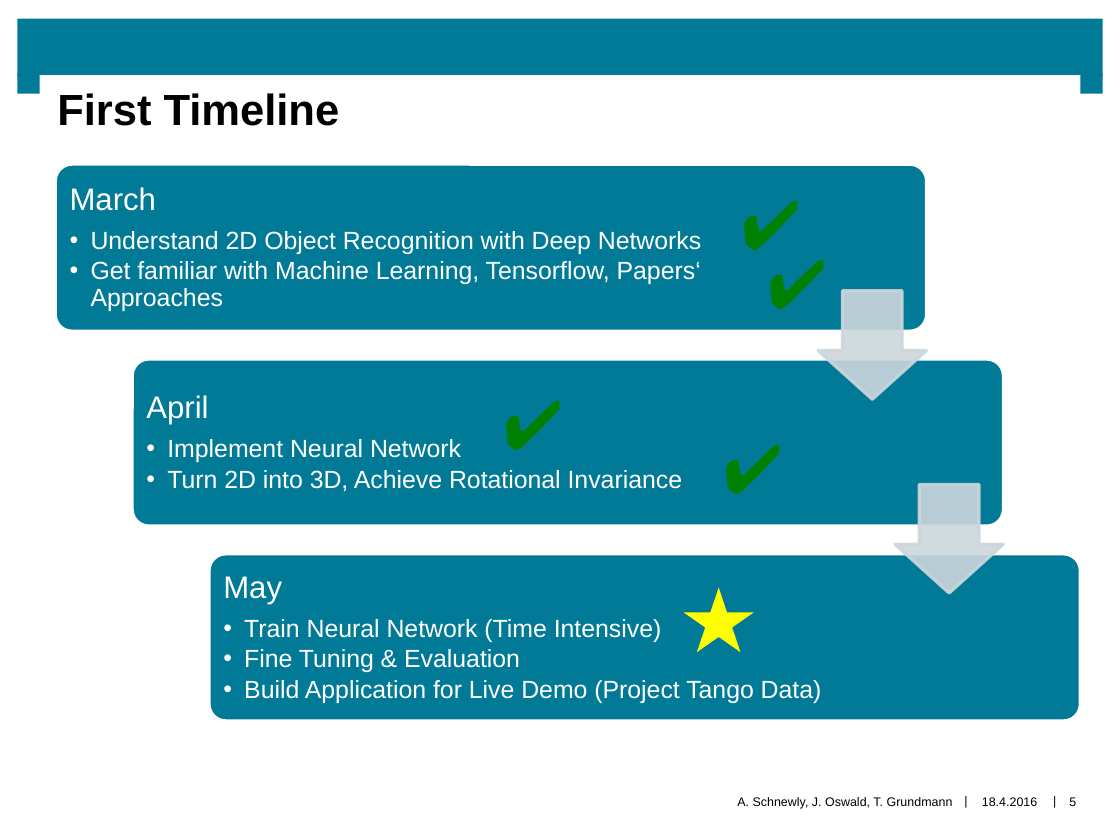
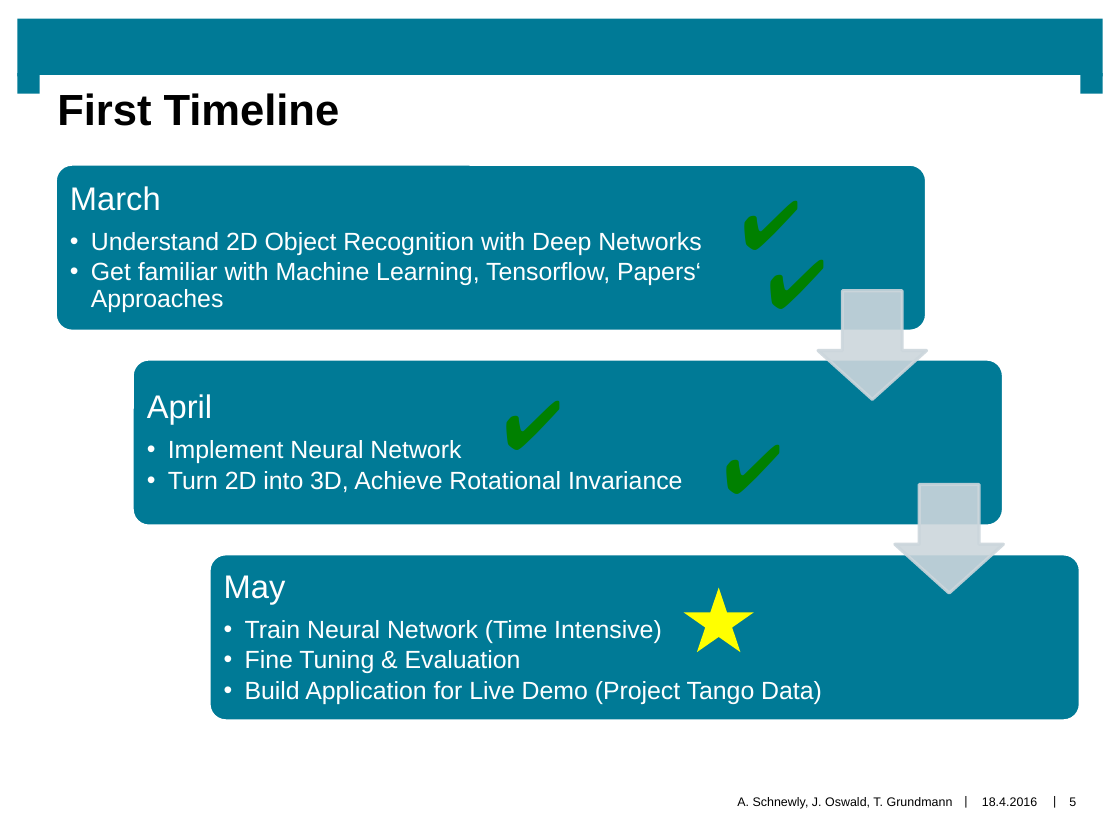
Before and after one commit to AICAE/Deep-3D-Obj-Recognition, a slide deck: slide 5 of Midterm Presentation/präsi.pptx. Drawn at 1120x840 pixels with LibreOffice and Linux fonts; fonts in the diff are those of the drawing; background and template pictures are left out. Boxes give left, top, right and bottom in pixels: in the first picture for what was removed or moved away, otherwise in the second. Text is boxed around its words. In the diff, an @@ line names an element or a change of style, - is before the commit and + after.

```diff
--- a/Midterm Presentation/präsi.pptx
+++ b/Midterm Presentation/präsi.pptx
@@ text "March" at (70,186,701,312): size 20 to 21 pt in "March"; bullet •• to • @@
@@ text "April" at (147,394,682,493): size 20 to 21 pt in "April"; bullet •• to • @@
@@ text "May" at (224,575,822,704): size 20 to 21 pt in "May"; bullet •• to • @@
```
Also in this commit, not shown: 2 other slides changed.
